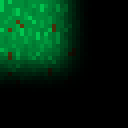
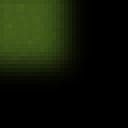
Comparing the layer stacks of the two w=128, h=128 images. Changes:
added layer "grass-tile (1)" above "Layer 1" over (0, 0, 88, 88)
